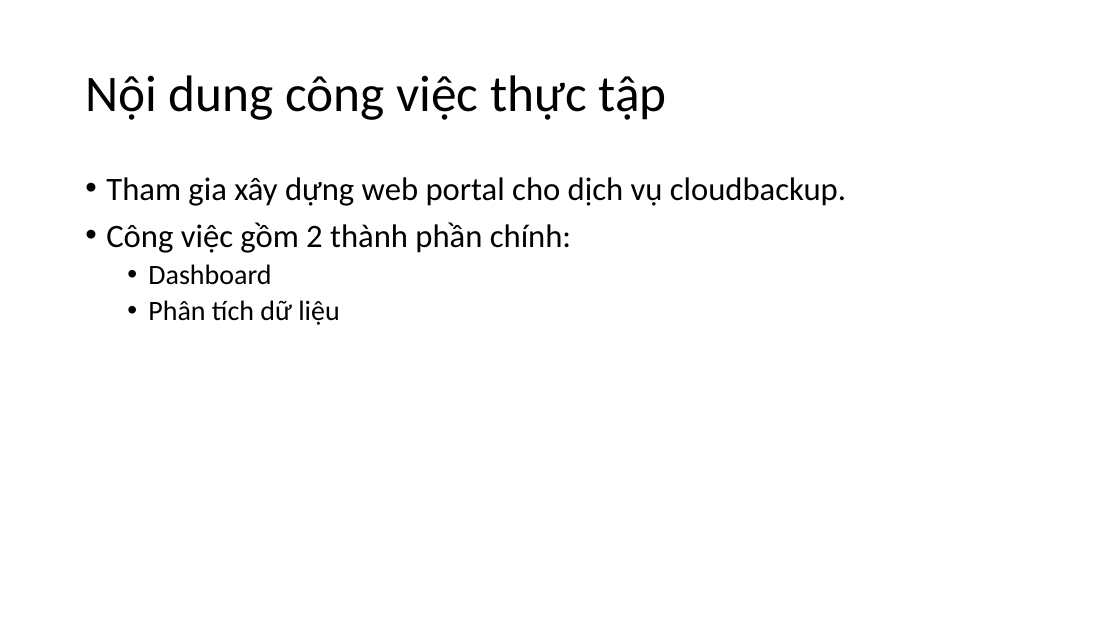
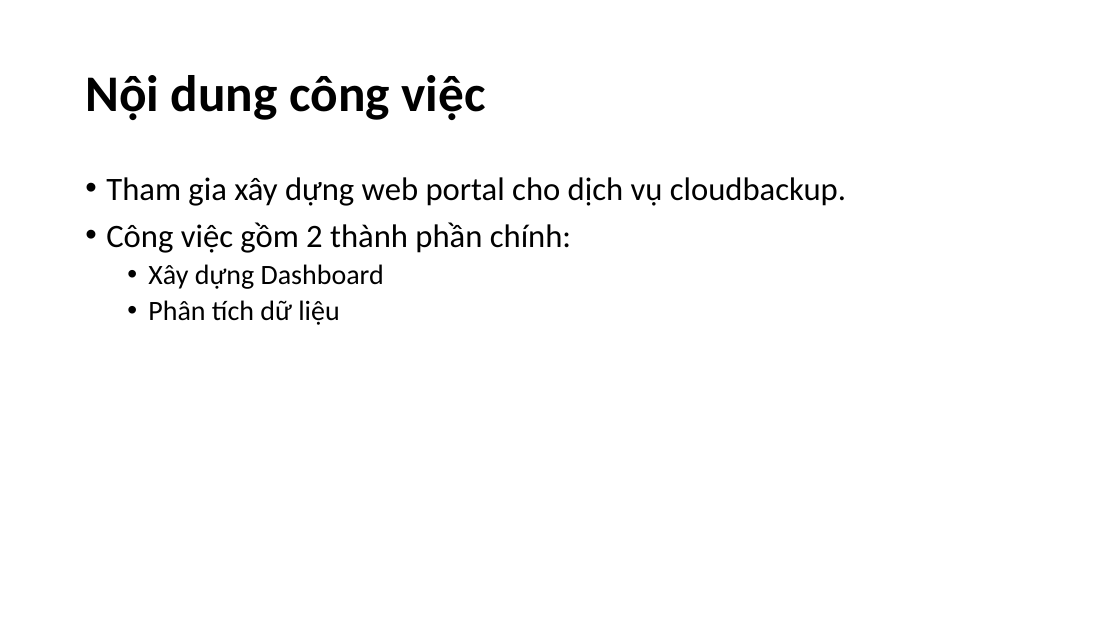
Before and after one commit to nguyenmanhphuc/DoAnA, a slide deck: slide 4 of BÁO CÁO THỰC TẬP.pptx. Drawn at 1120x630 pixels with LibreOffice and Linux fonts; fonts in the diff are those of the drawing. Boxes give left, top, right and bottom in pixels: in the first picture for what was removed or moved away, otherwise in the second. Text is boxed around its words. In the diff, an @@ line names an element or a change of style, - is before the commit and + after.

```diff
--- a/BÁO CÁO THỰC TẬP.pptx
+++ b/BÁO CÁO THỰC TẬP.pptx
@@ title at (x1=85, y1=75, x2=486, y2=120): text changed; bold on @@
-Nội dung công việc thực tập
+Nội dung công việc
@@ text at (x1=148, y1=264, x2=384, y2=289): text changed @@
-  • Dashboard
+  • Xây dựng Dashboard
```
Also in this commit, not shown: 11 other slides changed, 1 slide added, 1 slide removed, 1 other file.
